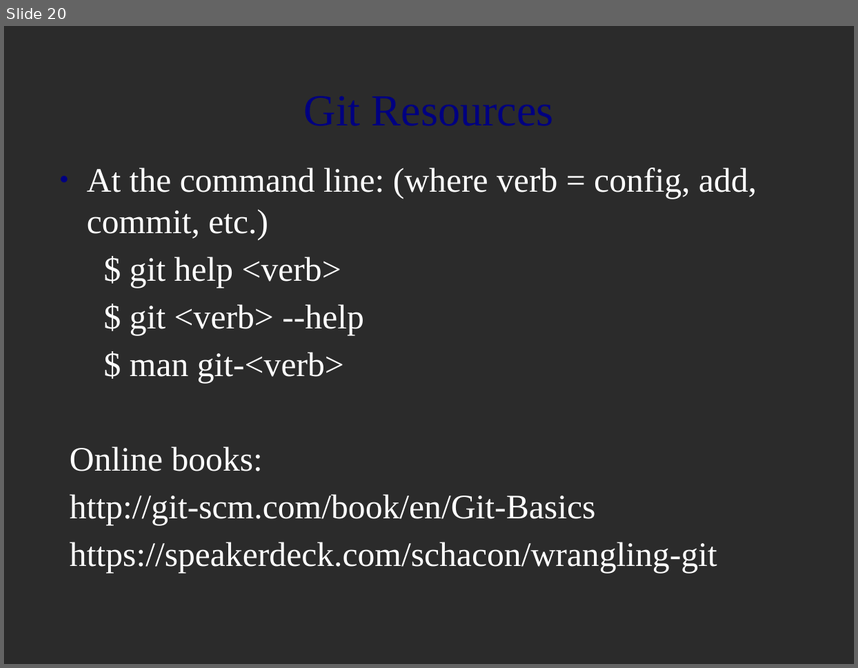
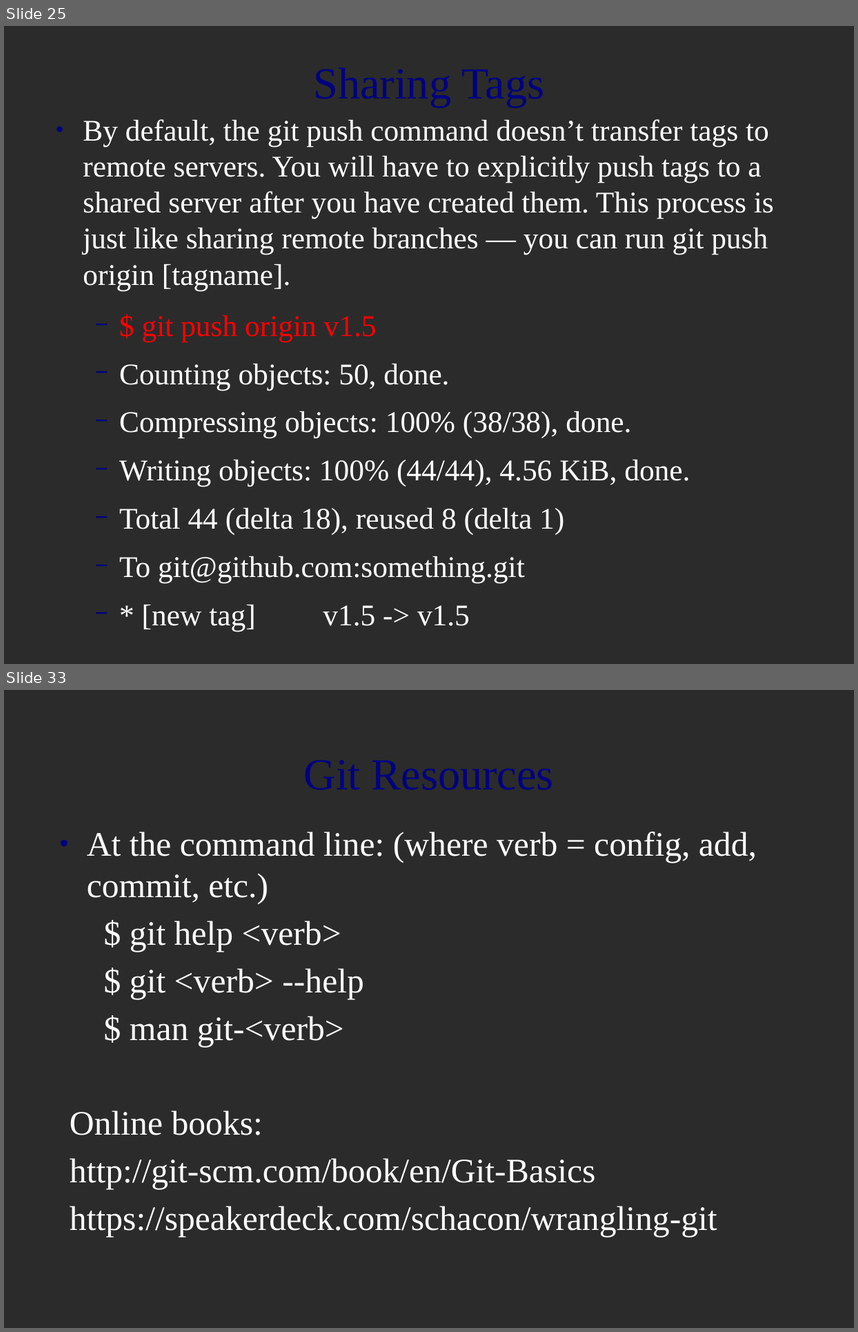
Before and after one commit to MariamP/myRepo, a slide deck: git_intro.odp. Shown one above the other, each under a label of ours: slide 20 before the commit, slides 25 and 33 after it; the slides between them are not shown. The pictures are 858x668 and 858x1332 pixels, drawn with LibreOffice and Linux fonts; fonts in the diff are those of the drawing; background and template pictures are left out; a plain dark background stands for a picture behind light text. Boxes give left, top, right and bottom in pixels: in the first picture for what was removed or moved away, otherwise in the second. Text is boxed around its words. In the diff, an @@ line names an element or a change of style, - is before the commit and + after.

```diff
--- a/git_intro.odp
+++ b/git_intro.odp
@@ slide 25 added at <box>4,26,854,664</box>, background picture (left out) @@
@@ text added at <box>83,119,774,630</box>, 28 pt, text #FFFFFF @@
+● By default, the git push command doesn’t transfer tags to remote servers. You will have to explicitly push tags to a shared server after you have created them. This process is just like sharing remote branches — you can run git push origin [tagname].
+  − $ git push origin v1.5
+  − Counting objects: 50, done.
+  − Compressing objects: 100% (38/38), done.
+  − Writing objects: 100% (44/44), 4.56 KiB, done.
+  − Total 44 (delta 18), reused 8 (delta 1)
+  − To git@github.com:something.git
+  − * [new tag] v1.5 -> v1.5
@@ title added at <box>690,123,738,147</box>, 41.4 pt, text #000080 @@
+Sharing Tags
@@ what was slide 20 is now slide 33 @@
```
Also in this commit, not shown: 12 other slides added.
